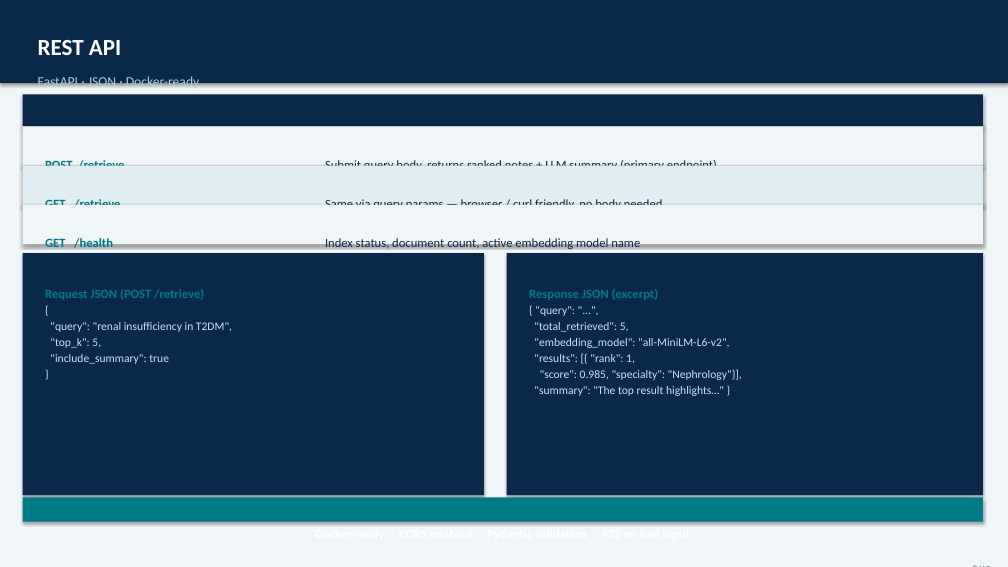
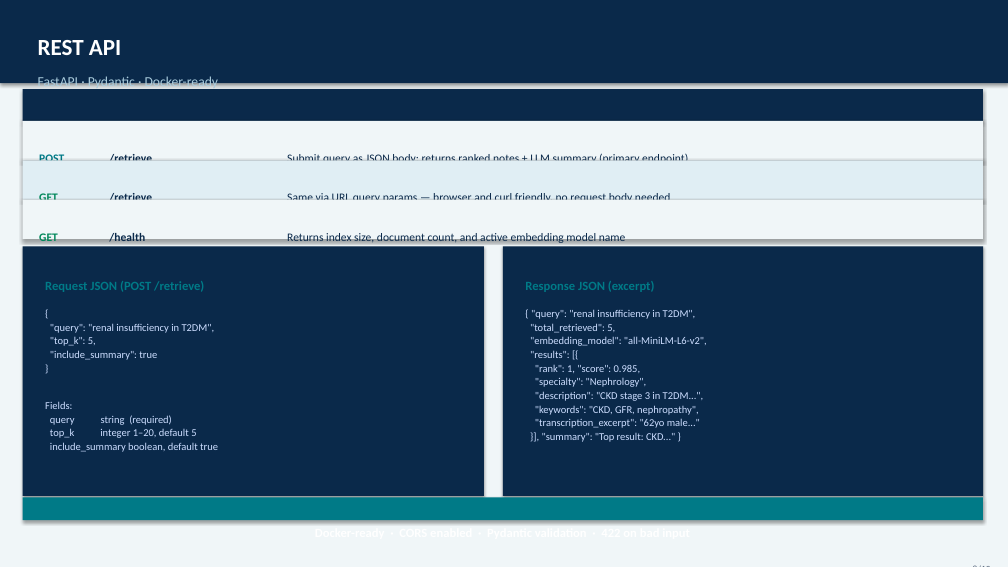
Before and after one commit to skunpoj/clinic, a slide deck: slide 8 of Clinical_Note_Retrieval_Exam.pptx. Drawn at 1008x567 pixels with LibreOffice and Linux fonts; fonts in the diff are those of the drawing. Boxes give left, top, right and bottom in pixels: in the first picture for what was removed or moved away, otherwise in the second. Text is boxed around its words. In the diff, an @@ line names an element or a change of style, - is before the commit and + after.

```diff
--- a/Clinical_Note_Retrieval_Exam.pptx
+++ b/Clinical_Note_Retrieval_Exam.pptx
@@ text at (38, 75, 219, 91): text changed @@
-FastAPI · JSON · Docker-ready
+FastAPI · Pydantic · Docker-ready
@@ text at (45, 120, 234, 135): text changed @@
-Endpoint Description
+Method Endpoint Description
@@ 4 rectangles: place and size @@
-4 rectangles at (23, 95, 983, 244)
+4 rectangles at (23, 89, 983, 239)
@@ text at (39, 154, 64, 161): text changed; size 12 to 11 pt @@
-POST /retrieve
+POST
@@ text added at (109, 154, 152, 161), 11 pt, text #0A294A, bold @@
+/retrieve
@@ text at (287, 154, 688, 161): text changed; size 12 to 11 pt @@
-Submit query body, returns ranked notes + LLM summary (primary endpoint)
+Submit query as JSON body; returns ranked notes + LLM summary (primary endpoint)
@@ text added at (39, 193, 58, 200), 11 pt, text #00875A, bold @@
+GET
@@ text at (109, 193, 152, 200): text changed; size 12 to 11 pt; text colour #007A87 to #0A294A @@
-GET /retrieve
+/retrieve
@@ text at (287, 193, 671, 200): text changed; size 12 to 11 pt @@
-Same via query params — browser / curl friendly, no body needed
+Same via URL query params — browser and curl friendly, no request body needed
@@ text added at (39, 231, 58, 241), 11 pt, text #00875A, bold @@
+GET
@@ text at (109, 231, 145, 242): text changed; size 12 to 11 pt; text colour #007A87 to #0A294A @@
-GET /health
+/health
@@ text at (287, 231, 626, 243): text changed; size 12 to 11 pt @@
-Index status, document count, active embedding model name
+Returns index size, document count, and active embedding model name
@@ rectangle: place and size @@
-rectangle at (23, 253, 484, 495)
+rectangle at (23, 247, 484, 496)
@@ rectangle: place and size @@
-rectangle at (507, 253, 983, 495)
+rectangle at (503, 247, 983, 496)
@@ text "{": place and size @@
-text "{" at (45, 289, 232, 364)
+text "{" at (45, 323, 218, 452)
@@ text at (45, 289, 204, 300): paragraph removed @@
-Request JSON (POST /retrieve)
@@ text added at (45, 281, 204, 292), 12 pt, text #007A87, bold @@
+Request JSON (POST /retrieve)
@@ text "{ "query": "renal insufficiency in ...": place and size @@
-text "{ "query": "renal insufficiency in ..." at (529, 289, 742, 396)
+text "{ "query": "renal insufficiency in ..." at (530, 309, 707, 442)
@@ text added at (525, 281, 655, 292), 12 pt, text #007A87, bold @@
+Response JSON (excerpt)
@@ text at (50, 323, 215, 360): size 11 to 10 pt in "{", ""query": "renal insufficiency in T2DM",", ""top_k": 5,", ""include_summary": true" and 1 more places; less space between paragraphs @@
@@ text at (530, 323, 707, 346): size 11 to 10 pt in ""total_retrieved": 5,", ""embedding_model": "all-MiniLM-L6-v2","; less space between paragraphs @@
@@ text at (531, 309, 696, 319): text changed; size 12 to 10 pt; text colour #007A87 to #CCDDFF; bold off @@
-Response JSON (excerpt)
-{ "query": "...",
+{ "query": "renal insufficiency in T2DM",
@@ text at (530, 350, 704, 442): text changed; size 11 to 10 pt @@
-"results": [{ "rank": 1,
-"score": 0.985, "specialty": "Nephrology"}],
-"summary": "The top result highlights…" }
+"results": [{
+"rank": 1, "score": 0.985,
+"specialty": "Nephrology",
+"description": "CKD stage 3 in T2DM...",
+"keywords": "CKD, GFR, nephropathy",
+"transcription_excerpt": "62yo male..."
+}], "summary": "Top result: CKD..." }
@@ text at (45, 401, 218, 452): paragraphs added @@
+Fields:
+query string (required)
+top_k integer 1–20, default 5
+include_summary boolean, default true
```
Also in this commit, not shown: 9 other slides changed, 2 other files.
